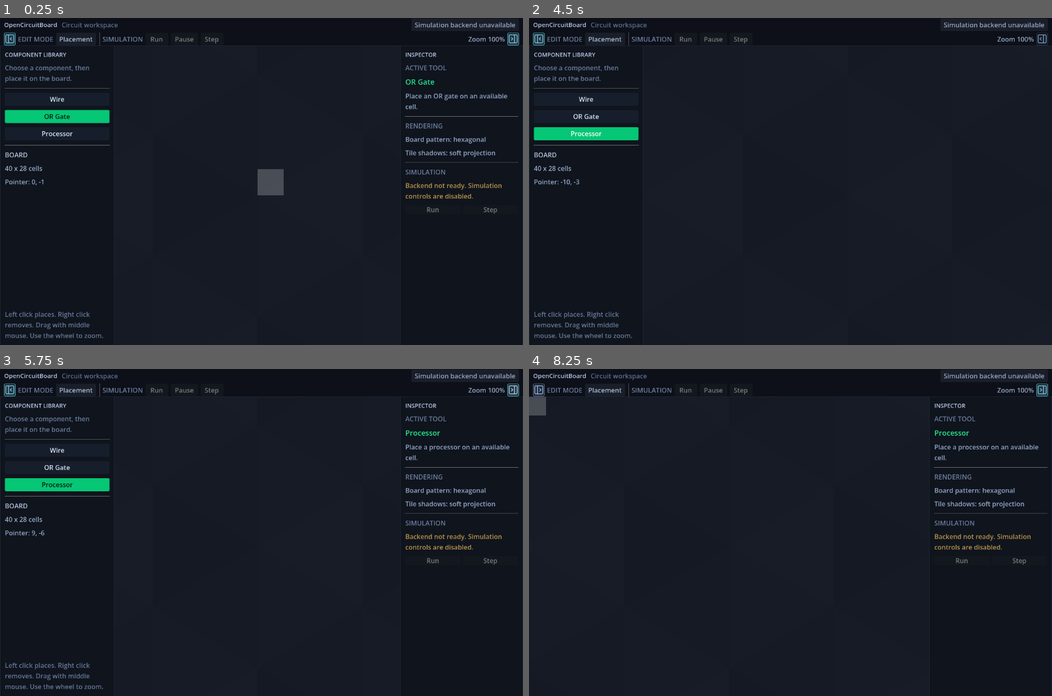
Above: before the commit, frames 1-4 (two rows, left to right).
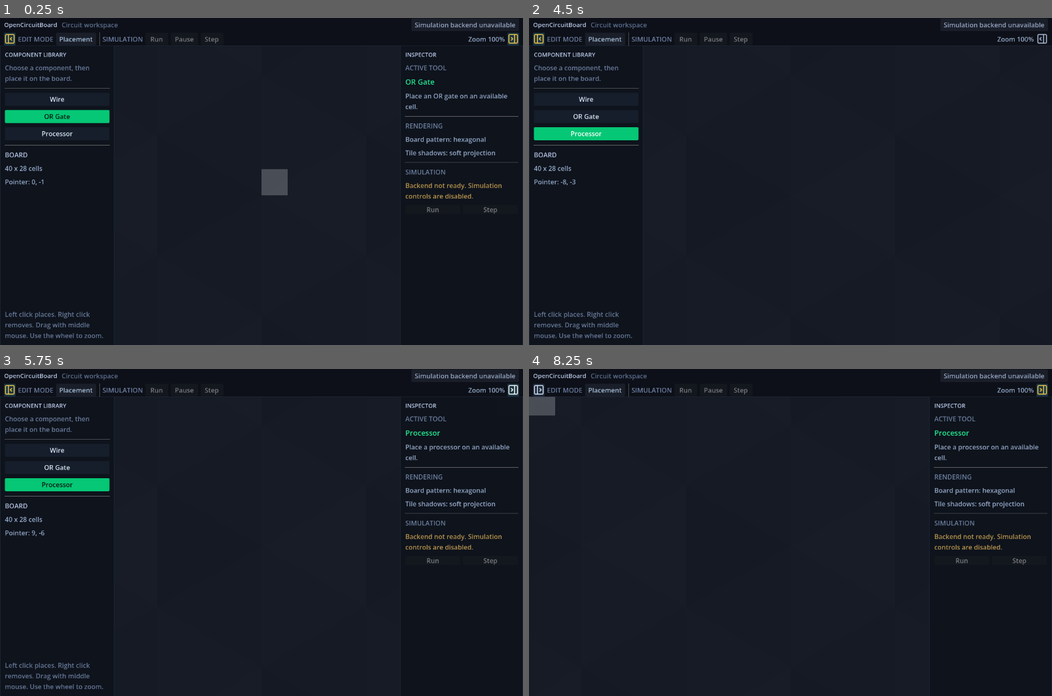
Above: after the commit, the same moments.

Repository: Erlkonigal/OpenCircuitBoard
Game: Godot game, scene res://main.tscn
The game is run twice, just before and just after one commit, with the same random seed, the same clock (stepped at 60 frames per second) and the same inputs.
Inputs (mouse positions are in pixels of both pictures, inside the frame that each line leads up to):
- Up to frame 1 (0.25 s): no input
- Up to frame 2 (4.5 s): click (539, 37) at 0.5 s; click (1041, 37) at 1.25 s; click (539, 37) at 2 s; click "Wire" at 2.75 s; click "OR Gate" at 3.5 s; click "Processor" at 4.25 s
- Up to frame 3 (5.75 s): click (512, 388) at 5 s
- Up to frame 4 (8.25 s): click "Wire" at 5.75 s; click "OR Gate" at 6.5 s; click "Processor" at 7.25 s; click (539, 388) at 8 s

The runs differ from the first frame. In frame 1, 0.2% of the frame differs, in the area x 0-100%, y 4-55%; in frame 2, 0.1%; in frame 3, 0.1%; in frame 4, 0.2%.

Commit message:
Animate sidebars without moving board
Slide overlay sidebars without resizing the board viewport.

Diff:
--- a/assets/panelLeftClose.svg
+++ b/assets/panelLeftClose.svg
@@ -1,5 +1,5 @@
 <!-- Derived from Lucide panel-left-close (ISC License). -->
-<svg xmlns="http://www.w3.org/2000/svg" width="24" height="24" viewBox="0 0 24 24" fill="none" stroke="#aebed2" stroke-width="2" stroke-linecap="round" stroke-linejoin="round">
+<svg xmlns="http://www.w3.org/2000/svg" width="24" height="24" viewBox="0 0 24 24" fill="none" stroke="#ffffff" stroke-width="2" stroke-linecap="round" stroke-linejoin="round">
   <rect width="18" height="18" x="3" y="3" rx="2" />
   <path d="M9 3v18" />
   <path d="m16 15-3-3 3-3" />
--- a/assets/panelLeftOpen.svg
+++ b/assets/panelLeftOpen.svg
@@ -1,5 +1,5 @@
 <!-- Derived from Lucide panel-left-open (ISC License). -->
-<svg xmlns="http://www.w3.org/2000/svg" width="24" height="24" viewBox="0 0 24 24" fill="none" stroke="#aebed2" stroke-width="2" stroke-linecap="round" stroke-linejoin="round">
+<svg xmlns="http://www.w3.org/2000/svg" width="24" height="24" viewBox="0 0 24 24" fill="none" stroke="#ffffff" stroke-width="2" stroke-linecap="round" stroke-linejoin="round">
   <rect width="18" height="18" x="3" y="3" rx="2" />
   <path d="M9 3v18" />
   <path d="m14 9 3 3-3 3" />
--- a/assets/panelRightClose.svg
+++ b/assets/panelRightClose.svg
@@ -1,5 +1,5 @@
 <!-- Derived from Lucide panel-right-close (ISC License). -->
-<svg xmlns="http://www.w3.org/2000/svg" width="24" height="24" viewBox="0 0 24 24" fill="none" stroke="#aebed2" stroke-width="2" stroke-linecap="round" stroke-linejoin="round">
+<svg xmlns="http://www.w3.org/2000/svg" width="24" height="24" viewBox="0 0 24 24" fill="none" stroke="#ffffff" stroke-width="2" stroke-linecap="round" stroke-linejoin="round">
   <rect width="18" height="18" x="3" y="3" rx="2" />
   <path d="M15 3v18" />
   <path d="m8 9 3 3-3 3" />
--- a/assets/panelRightOpen.svg
+++ b/assets/panelRightOpen.svg
@@ -1,5 +1,5 @@
 <!-- Derived from Lucide panel-right-open (ISC License). -->
-<svg xmlns="http://www.w3.org/2000/svg" width="24" height="24" viewBox="0 0 24 24" fill="none" stroke="#aebed2" stroke-width="2" stroke-linecap="round" stroke-linejoin="round">
+<svg xmlns="http://www.w3.org/2000/svg" width="24" height="24" viewBox="0 0 24 24" fill="none" stroke="#ffffff" stroke-width="2" stroke-linecap="round" stroke-linejoin="round">
   <rect width="18" height="18" x="3" y="3" rx="2" />
   <path d="M15 3v18" />
   <path d="m10 15-3-3 3-3" />
--- a/main.tscn
+++ b/main.tscn
@@ -98,12 +98,7 @@
 content_margin_right = 10.0
 
 [sub_resource type="StyleBoxFlat" id="styleBoxSidebarIconNormal"]
-bg_color = Color(0.065, 0.085, 0.12, 1)
-border_width_left = 1
-border_width_top = 1
-border_width_right = 1
-border_width_bottom = 1
-border_color = Color(0.15, 0.2, 0.28, 1)
+bg_color = Color(0, 0, 0, 0)
 corner_radius_top_left = 2
 corner_radius_top_right = 2
 corner_radius_bottom_right = 2
@@ -111,11 +106,6 @@
 
 [sub_resource type="StyleBoxFlat" id="styleBoxSidebarIconHover"]
 bg_color = Color(0.11, 0.15, 0.21, 1)
-border_width_left = 1
-border_width_top = 1
-border_width_right = 1
-border_width_bottom = 1
-border_color = Color(0.33, 0.43, 0.56, 1)
 corner_radius_top_left = 2
 corner_radius_top_right = 2
 corner_radius_bottom_right = 2
@@ -123,11 +113,6 @@
 
 [sub_resource type="StyleBoxFlat" id="styleBoxSidebarIconPressed"]
 bg_color = Color(0.1, 0.2, 0.25, 1)
-border_width_left = 1
-border_width_top = 1
-border_width_right = 1
-border_width_bottom = 1
-border_color = Color(0.28, 0.65, 0.72, 1)
 corner_radius_top_left = 2
 corner_radius_top_right = 2
 corner_radius_bottom_right = 2
@@ -158,9 +143,9 @@
 anchors_preset = 15
 anchor_right = 1.0
 anchor_bottom = 1.0
-offset_left = 280.0
+offset_left = 0.0
 offset_top = 68.0
-offset_right = -300.0
+offset_right = 0.0
 grow_horizontal = 2
 grow_vertical = 2
 stretch = true
--- a/scripts/editorUi.gd
+++ b/scripts/editorUi.gd
@@ -4,6 +4,11 @@
 const panelLeftOpenIcon := preload("res://assets/panelLeftOpen.svg")
 const panelRightCloseIcon := preload("res://assets/panelRightClose.svg")
 const panelRightOpenIcon := preload("res://assets/panelRightOpen.svg")
+const sidebarAnimationDuration := 0.18
+const sidebarOpenIconColor := Color("f2c94c")
+const sidebarClosedIconNormalColor := Color(0.68, 0.75, 0.86, 1)
+const sidebarClosedIconHoverColor := Color(0.84, 0.91, 0.98, 1)
+const sidebarClosedIconPressedColor := Color(0.76, 0.94, 0.96, 1)
 
 @onready var board: Node2D = $BoardViewport/SubViewport/CircuitBoard
 @onready var boardCamera: Camera2D = $BoardViewport/SubViewport/BoardCamera
@@ -28,6 +33,8 @@
 var topBarHeight := 0.0
 var leftSidebarOpen := true
 var rightSidebarOpen := true
+var leftSidebarTween: Tween
+var rightSidebarTween: Tween
 
 var toolDescriptions := {
 	"wire": "Place a wire marker on an available cell.",
@@ -50,10 +57,11 @@
 	leftSidebarWidth = leftBar.offset_right - leftBar.offset_left
 	rightSidebarWidth = rightBar.offset_right - rightBar.offset_left
 	topBarHeight = topBar.offset_bottom - topBar.offset_top
+	resized.connect(syncSidebarLayout)
 	boardSizeLabel.text = "%d x %d cells" % [board.gridWidthCount, board.gridHeightCount]
 	selectTool("orGate")
-	setLeftSidebarOpen(leftSidebarToggle.button_pressed)
-	setRightSidebarOpen(rightSidebarToggle.button_pressed)
+	setLeftSidebarOpen(leftSidebarToggle.button_pressed, false)
+	setRightSidebarOpen(rightSidebarToggle.button_pressed, false)
 
 func _process(_delta: float) -> void:
 	updatePointerStatus()
@@ -78,26 +86,84 @@
 	fullscreenExitMode = window.mode
 	window.mode = Window.MODE_FULLSCREEN
 
-func setLeftSidebarOpen(isOpen: bool) -> void:
+func setLeftSidebarOpen(isOpen: bool, animate := true) -> void:
 	leftSidebarOpen = isOpen
 	leftSidebarToggle.set_pressed_no_signal(isOpen)
-	updateSidebarLayout()
+	updateSidebarLayout(animate)
 
-func setRightSidebarOpen(isOpen: bool) -> void:
+func setRightSidebarOpen(isOpen: bool, animate := true) -> void:
 	rightSidebarOpen = isOpen
 	rightSidebarToggle.set_pressed_no_signal(isOpen)
-	updateSidebarLayout()
+	updateSidebarLayout(animate)
 
-func updateSidebarLayout() -> void:
-	leftBar.visible = leftSidebarOpen
-	rightBar.visible = rightSidebarOpen
-	boardViewport.offset_left = leftSidebarWidth if leftSidebarOpen else 0.0
+func syncSidebarLayout() -> void:
+	leftSidebarWidth = leftBar.size.x
+	rightSidebarWidth = rightBar.size.x
+	topBarHeight = topBar.size.y
+	updateSidebarLayout(false)
+
+func updateSidebarLayout(animate := true) -> void:
+	boardViewport.offset_left = 0.0
 	boardViewport.offset_top = topBarHeight
-	boardViewport.offset_right = -rightSidebarWidth if rightSidebarOpen else 0.0
+	boardViewport.offset_right = 0.0
 	leftSidebarToggle.icon = panelLeftCloseIcon if leftSidebarOpen else panelLeftOpenIcon
 	rightSidebarToggle.icon = panelRightCloseIcon if rightSidebarOpen else panelRightOpenIcon
 	leftSidebarToggle.tooltip_text = "Collapse component library" if leftSidebarOpen else "Expand component library"
 	rightSidebarToggle.tooltip_text = "Collapse inspector" if rightSidebarOpen else "Expand inspector"
+	updateSidebarToggleColor(leftSidebarToggle, leftSidebarOpen)
+	updateSidebarToggleColor(rightSidebarToggle, rightSidebarOpen)
+	updateLeftSidebarPosition(animate)
+	updateRightSidebarPosition(animate)
+
+func updateSidebarToggleColor(sidebarToggle: Button, isOpen: bool) -> void:
+	if isOpen:
+		sidebarToggle.add_theme_color_override("icon_normal_color", sidebarOpenIconColor)
+		sidebarToggle.add_theme_color_override("icon_hover_color", sidebarOpenIconColor)
+		sidebarToggle.add_theme_color_override("icon_pressed_color", sidebarOpenIconColor)
+		return
+	sidebarToggle.add_theme_color_override("icon_normal_color", sidebarClosedIconNormalColor)
+	sidebarToggle.add_theme_color_override("icon_hover_color", sidebarClosedIconHoverColor)
+	sidebarToggle.add_theme_color_override("icon_pressed_color", sidebarClosedIconPressedColor)
+
+func updateLeftSidebarPosition(animate: bool) -> void:
+	var targetLeft := 0.0 if leftSidebarOpen else -leftSidebarWidth
+	var targetRight := leftSidebarWidth if leftSidebarOpen else 0.0
+	if leftSidebarTween:
+		leftSidebarTween.kill()
+	if not animate:
+		leftBar.offset_left = targetLeft
+		leftBar.offset_right = targetRight
+		leftBar.visible = leftSidebarOpen
+		return
+	leftBar.visible = true
+	leftSidebarTween = create_tween().set_trans(Tween.TRANS_QUAD).set_ease(Tween.EASE_OUT)
+	leftSidebarTween.tween_property(leftBar, "offset_left", targetLeft, sidebarAnimationDuration)
+	leftSidebarTween.parallel().tween_property(leftBar, "offset_right", targetRight, sidebarAnimationDuration)
+	leftSidebarTween.chain().tween_callback(finishLeftSidebarTransition.bind(leftSidebarOpen))
+
+func updateRightSidebarPosition(animate: bool) -> void:
+	var targetLeft := -rightSidebarWidth if rightSidebarOpen else 0.0
+	var targetRight := 0.0 if rightSidebarOpen else rightSidebarWidth
+	if rightSidebarTween:
+		rightSidebarTween.kill()
+	if not animate:
+		rightBar.offset_left = targetLeft
+		rightBar.offset_right = targetRight
+		rightBar.visible = rightSidebarOpen
+		return
+	rightBar.visible = true
+	rightSidebarTween = create_tween().set_trans(Tween.TRANS_QUAD).set_ease(Tween.EASE_OUT)
+	rightSidebarTween.tween_property(rightBar, "offset_left", targetLeft, sidebarAnimationDuration)
+	rightSidebarTween.parallel().tween_property(rightBar, "offset_right", targetRight, sidebarAnimationDuration)
+	rightSidebarTween.chain().tween_callback(finishRightSidebarTransition.bind(rightSidebarOpen))
+
+func finishLeftSidebarTransition(isOpen: bool) -> void:
+	if leftSidebarOpen == isOpen:
+		leftBar.visible = isOpen
+
+func finishRightSidebarTransition(isOpen: bool) -> void:
+	if rightSidebarOpen == isOpen:
+		rightBar.visible = isOpen
 
 func selectTool(toolId: String) -> void:
 	board.call("selectTool", toolId)
